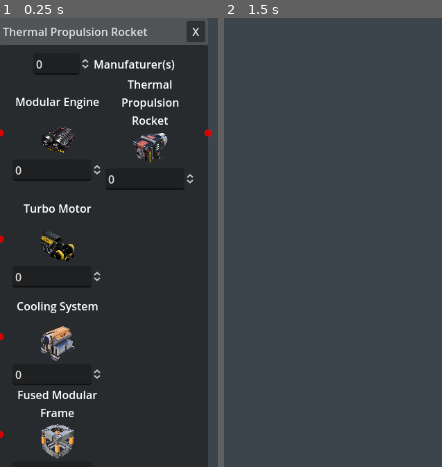
Above: before the commit, frames 1-2 (left to right).
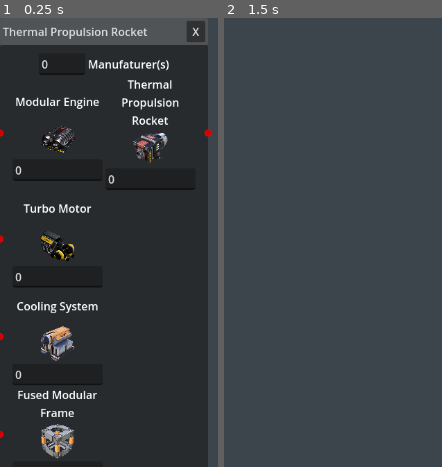
Above: after the commit, the same moments.

Repository: dFarium/Satisfactory-producction-planner
Game: Godot game, scene res://Scenes/Factories/4input1output.tscn
The game is run twice, just before and just after one commit, with the same random seed, the same clock (stepped at 60 frames per second) and the same inputs. This scene is started directly instead of the project's main scene.
Inputs (mouse positions are in pixels of both pictures, inside the frame that each line leads up to):
- Up to frame 1 (0.25 s): no input
- Up to frame 2 (1.5 s): tap Enter at 0.5 s; move the mouse to (outside the picture) at 0.52 s; right-click (outside the picture) at 0.6 s; click "X" at 1.25 s

The runs differ from the first frame. In frame 1, 0.9% of the frame differs, in the area x 15-90%, y 9-82%; in frame 2, nothing differs.

Commit message:
code cleanup/input check

Diff:
--- a/Recipes/copper_ingot.tres
+++ b/Recipes/copper_ingot.tres
@@ -17,7 +17,7 @@
 
 [resource]
 script = ExtResource("1_4iuwd")
-building = 0
+building = 11
 name = "Copper Ingot"
 inputs = Array[ExtResource("2_fikjk")]([SubResource("Resource_t6gb1")])
 outputs = Array[ExtResource("2_fikjk")]([SubResource("Resource_4pcty")])
--- a/Scenes/Factories/1input1output.tscn
+++ b/Scenes/Factories/1input1output.tscn
@@ -1,10 +1,11 @@
-[gd_scene load_steps=4 format=3 uid="uid://cf87kopctjjm"]
+[gd_scene load_steps=5 format=3 uid="uid://cf87kopctjjm"]
 
 [ext_resource type="Script" path="res://Scripts/Factories/building.gd" id="1_a7dxp"]
 [ext_resource type="Texture2D" uid="uid://c8i708o2mlncx" path="res://Items/Icons/Iron_Plate.png" id="2_fwej2"]
+[ext_resource type="Script" path="res://Scripts/Factories/only_positive_floats.gd" id="2_leytv"]
 [ext_resource type="Texture2D" uid="uid://d0xne8qx21yr" path="res://Items/Icons/Reinforced_Iron_Plate.webp" id="3_f8c8e"]
 
-[node name="Building" type="GraphNode"]
+[node name="Building" type="GraphNode" node_paths=PackedStringArray("inputs", "outputs")]
 custom_minimum_size = Vector2(50, 50)
 offset_right = 300.0
 offset_bottom = 227.0
@@ -29,15 +30,18 @@
 slot/1/right_icon = null
 slot/1/draw_stylebox = true
 script = ExtResource("1_a7dxp")
+inputs = [NodePath("HBoxContainer/Input1")]
+outputs = [NodePath("HBoxContainer/Output1")]
 
 [node name="Buildings" type="HBoxContainer" parent="."]
 layout_mode = 2
 alignment = 1
 
-[node name="SpinBox" type="SpinBox" parent="Buildings"]
+[node name="LineEdit" type="LineEdit" parent="Buildings"]
 layout_mode = 2
+script = ExtResource("2_leytv")
 
-[node name="TargetItem" type="Label" parent="Buildings"]
+[node name="BuildingName" type="Label" parent="Buildings"]
 layout_mode = 2
 text = "Constructor(s)
 "
@@ -68,8 +72,9 @@
 expand_mode = 3
 stretch_mode = 5
 
-[node name="SpinBox" type="SpinBox" parent="HBoxContainer/Input1"]
+[node name="LineEdit" type="LineEdit" parent="HBoxContainer/Input1"]
 layout_mode = 2
+script = ExtResource("2_leytv")
 
 [node name="Output1" type="VBoxContainer" parent="HBoxContainer"]
 layout_mode = 2
@@ -91,5 +96,6 @@
 expand_mode = 3
 stretch_mode = 5
 
-[node name="SpinBox" type="SpinBox" parent="HBoxContainer/Output1"]
+[node name="LineEdit" type="LineEdit" parent="HBoxContainer/Output1"]
 layout_mode = 2
+script = ExtResource("2_leytv")
--- a/Scenes/Factories/1output.tscn
+++ b/Scenes/Factories/1output.tscn
@@ -1,6 +1,7 @@
-[gd_scene load_steps=3 format=3 uid="uid://benpxn8bhggo0"]
+[gd_scene load_steps=4 format=3 uid="uid://benpxn8bhggo0"]
 
 [ext_resource type="Script" path="res://Scripts/Factories/building.gd" id="1_fg35b"]
+[ext_resource type="Script" path="res://Scripts/Factories/only_positive_floats.gd" id="2_0sdgw"]
 [ext_resource type="Texture2D" uid="uid://c8t0npbxawci" path="res://Items/Icons/Copper_Ore.webp" id="2_6thum"]
 
 [node name="Building" type="GraphNode" node_paths=PackedStringArray("outputs")]
@@ -34,10 +35,11 @@
 layout_mode = 2
 alignment = 1
 
-[node name="SpinBox" type="SpinBox" parent="Buildings"]
+[node name="LineEdit" type="LineEdit" parent="Buildings"]
 layout_mode = 2
+script = ExtResource("2_0sdgw")
 
-[node name="TargetItem" type="Label" parent="Buildings"]
+[node name="BuildingName" type="Label" parent="Buildings"]
 layout_mode = 2
 text = "Miner(s)
 "
@@ -66,5 +68,6 @@
 expand_mode = 3
 stretch_mode = 5
 
-[node name="SpinBox" type="SpinBox" parent="HBoxContainer/Output1"]
+[node name="LineEdit" type="LineEdit" parent="HBoxContainer/Output1"]
 layout_mode = 2
+script = ExtResource("2_0sdgw")
--- a/Scenes/Factories/2input1output.tscn
+++ b/Scenes/Factories/2input1output.tscn
@@ -1,6 +1,7 @@
-[gd_scene load_steps=5 format=3 uid="uid://d30g4gyfdu85i"]
+[gd_scene load_steps=6 format=3 uid="uid://d30g4gyfdu85i"]
 
 [ext_resource type="Script" path="res://Scripts/Factories/building.gd" id="1_l0ux5"]
+[ext_resource type="Script" path="res://Scripts/Factories/only_positive_floats.gd" id="2_hmphi"]
 [ext_resource type="Texture2D" uid="uid://dsftpcc65ruwb" path="res://Items/Icons/Screw.png" id="3_d81xq"]
 [ext_resource type="Texture2D" uid="uid://c8i708o2mlncx" path="res://Items/Icons/Iron_Plate.png" id="4_6jmtf"]
 [ext_resource type="Texture2D" uid="uid://d0xne8qx21yr" path="res://Items/Icons/Reinforced_Iron_Plate.webp" id="5_hjlb2"]
@@ -46,10 +47,11 @@
 layout_mode = 2
 alignment = 1
 
-[node name="SpinBox" type="SpinBox" parent="Buildings"]
+[node name="LineEdit" type="LineEdit" parent="Buildings"]
 layout_mode = 2
+script = ExtResource("2_hmphi")
 
-[node name="TargetItem" type="Label" parent="Buildings"]
+[node name="BuildingName" type="Label" parent="Buildings"]
 layout_mode = 2
 text = "Assembler(s)
 "
@@ -80,8 +82,9 @@
 expand_mode = 3
 stretch_mode = 5
 
-[node name="SpinBox" type="SpinBox" parent="HBoxContainer/Input1"]
+[node name="LineEdit" type="LineEdit" parent="HBoxContainer/Input1"]
 layout_mode = 2
+script = ExtResource("2_hmphi")
 
 [node name="Output1" type="VBoxContainer" parent="HBoxContainer"]
 layout_mode = 2
@@ -103,8 +106,9 @@
 expand_mode = 3
 stretch_mode = 5
 
-[node name="SpinBox" type="SpinBox" parent="HBoxContainer/Output1"]
+[node name="LineEdit" type="LineEdit" parent="HBoxContainer/Output1"]
 layout_mode = 2
+script = ExtResource("2_hmphi")
 
 [node name="HBoxContainer2" type="HBoxContainer" parent="."]
 layout_mode = 2
@@ -128,5 +132,6 @@
 expand_mode = 3
 stretch_mode = 5
 
-[node name="SpinBox" type="SpinBox" parent="HBoxContainer2/Input2"]
+[node name="LineEdit" type="LineEdit" parent="HBoxContainer2/Input2"]
 layout_mode = 2
+script = ExtResource("2_hmphi")
--- a/Scenes/Factories/3input1output.tscn
+++ b/Scenes/Factories/3input1output.tscn
@@ -1,6 +1,7 @@
-[gd_scene load_steps=6 format=3 uid="uid://dnck544yvr326"]
+[gd_scene load_steps=7 format=3 uid="uid://dnck544yvr326"]
 
 [ext_resource type="Script" path="res://Scripts/Factories/building.gd" id="1_mtgy5"]
+[ext_resource type="Script" path="res://Scripts/Factories/only_positive_floats.gd" id="2_4o0pe"]
 [ext_resource type="Texture2D" uid="uid://dpmf6qlw1yfkb" path="res://Items/Icons/Heavy_Modular_Frame.webp" id="2_tc34l"]
 [ext_resource type="Texture2D" uid="uid://b4xg0570ba2t3" path="res://Items/Icons/Aluminum_Casing.webp" id="4_vgd7w"]
 [ext_resource type="Texture2D" uid="uid://cgqtlr26bgir7" path="res://Items/Icons/Nitrogen_Gas.webp" id="5_m8vbu"]
@@ -56,10 +57,11 @@
 layout_mode = 2
 alignment = 1
 
-[node name="SpinBox" type="SpinBox" parent="Buildings"]
+[node name="LineEdit" type="LineEdit" parent="Buildings"]
 layout_mode = 2
+script = ExtResource("2_4o0pe")
 
-[node name="TargetItem" type="Label" parent="Buildings"]
+[node name="BuildingName" type="Label" parent="Buildings"]
 layout_mode = 2
 text = "Manufaturer(s)
 "
@@ -90,8 +92,9 @@
 expand_mode = 3
 stretch_mode = 5
 
-[node name="SpinBox" type="SpinBox" parent="HBoxContainer/Input1"]
+[node name="LineEdit" type="LineEdit" parent="HBoxContainer/Input1"]
 layout_mode = 2
+script = ExtResource("2_4o0pe")
 
 [node name="Output1" type="VBoxContainer" parent="HBoxContainer"]
 layout_mode = 2
@@ -113,8 +116,9 @@
 expand_mode = 3
 stretch_mode = 5
 
-[node name="SpinBox" type="SpinBox" parent="HBoxContainer/Output1"]
+[node name="LineEdit" type="LineEdit" parent="HBoxContainer/Output1"]
 layout_mode = 2
+script = ExtResource("2_4o0pe")
 
 [node name="HBoxContainer2" type="HBoxContainer" parent="."]
 layout_mode = 2
@@ -138,8 +142,9 @@
 expand_mode = 3
 stretch_mode = 5
 
-[node name="SpinBox" type="SpinBox" parent="HBoxContainer2/Input2"]
+[node name="LineEdit" type="LineEdit" parent="HBoxContainer2/Input2"]
 layout_mode = 2
+script = ExtResource("2_4o0pe")
 
 [node name="HBoxContainer3" type="HBoxContainer" parent="."]
 layout_mode = 2
@@ -163,5 +168,6 @@
 expand_mode = 3
 stretch_mode = 5
 
-[node name="SpinBox" type="SpinBox" parent="HBoxContainer3/Input3"]
+[node name="LineEdit" type="LineEdit" parent="HBoxContainer3/Input3"]
 layout_mode = 2
+script = ExtResource("2_4o0pe")
--- a/Scenes/Factories/4input1output.tscn
+++ b/Scenes/Factories/4input1output.tscn
@@ -1,7 +1,8 @@
-[gd_scene load_steps=7 format=3 uid="uid://bcwvi3ipv6fet"]
+[gd_scene load_steps=8 format=3 uid="uid://bcwvi3ipv6fet"]
 
 [ext_resource type="Script" path="res://Scripts/Factories/building.gd" id="1_wklas"]
 [ext_resource type="Texture2D" uid="uid://4aogobcpaec" path="res://Items/Icons/Modular_Engine.webp" id="2_653yv"]
+[ext_resource type="Script" path="res://Scripts/Factories/only_positive_floats.gd" id="2_pyps8"]
 [ext_resource type="Texture2D" uid="uid://bjymudpyrjf6h" path="res://Items/Icons/Thermal_Propulsion_Rocket.webp" id="3_t8rh7"]
 [ext_resource type="Texture2D" uid="uid://bjwf3dh7yiqto" path="res://Items/Icons/Turbo_Motor.webp" id="4_8gww7"]
 [ext_resource type="Texture2D" uid="uid://b51odr06ctb7a" path="res://Items/Icons/Cooling_System.webp" id="5_ctndu"]
@@ -66,10 +67,11 @@
 layout_mode = 2
 alignment = 1
 
-[node name="SpinBox" type="SpinBox" parent="Buildings"]
-layout_mode = 2
-
-[node name="TargetItem" type="Label" parent="Buildings"]
+[node name="LineEdit" type="LineEdit" parent="Buildings"]
+layout_mode = 2
+script = ExtResource("2_pyps8")
+
+[node name="BuildingName" type="Label" parent="Buildings"]
 layout_mode = 2
 text = "Manufaturer(s)
 "
@@ -100,8 +102,9 @@
 expand_mode = 3
 stretch_mode = 5
 
-[node name="SpinBox" type="SpinBox" parent="HBoxContainer/Input1"]
-layout_mode = 2
+[node name="LineEdit" type="LineEdit" parent="HBoxContainer/Input1"]
+layout_mode = 2
+script = ExtResource("2_pyps8")
 
 [node name="Output1" type="VBoxContainer" parent="HBoxContainer"]
 layout_mode = 2
@@ -123,8 +126,9 @@
 expand_mode = 3
 stretch_mode = 5
 
-[node name="SpinBox" type="SpinBox" parent="HBoxContainer/Output1"]
-layout_mode = 2
+[node name="LineEdit" type="LineEdit" parent="HBoxContainer/Output1"]
+layout_mode = 2
+script = ExtResource("2_pyps8")
 
 [node name="HBoxContainer2" type="HBoxContainer" parent="."]
 layout_mode = 2
@@ -148,8 +152,9 @@
 expand_mode = 3
 stretch_mode = 5
 
-[node name="SpinBox" type="SpinBox" parent="HBoxContainer2/Input2"]
-layout_mode = 2
+[node name="LineEdit" type="LineEdit" parent="HBoxContainer2/Input2"]
+layout_mode = 2
+script = ExtResource("2_pyps8")
 
 [node name="HBoxContainer3" type="HBoxContainer" parent="."]
 layout_mode = 2
@@ -173,8 +178,9 @@
 expand_mode = 3
 stretch_mode = 5
 
-[node name="SpinBox" type="SpinBox" parent="HBoxContainer3/Input3"]
-layout_mode = 2
+[node name="LineEdit" type="LineEdit" parent="HBoxContainer3/Input3"]
+layout_mode = 2
+script = ExtResource("2_pyps8")
 
 [node name="HBoxContainer4" type="HBoxContainer" parent="."]
 layout_mode = 2
@@ -198,5 +204,6 @@
 expand_mode = 3
 stretch_mode = 5
 
-[node name="SpinBox" type="SpinBox" parent="HBoxContainer4/Input4"]
-layout_mode = 2
+[node name="LineEdit" type="LineEdit" parent="HBoxContainer4/Input4"]
+layout_mode = 2
+script = ExtResource("2_pyps8")
--- a/Scenes/button_option.tscn
+++ b/Scenes/button_option.tscn
@@ -70,3 +70,5 @@
 layout_mode = 2
 texture = ExtResource("8_in0kp")
 expand_mode = 2
+
+[connection signal="pressed" from="." to="." method="_on_pressed"]
--- a/Scenes/graph_edit.tscn
+++ b/Scenes/graph_edit.tscn
@@ -1,7 +1,7 @@
 [gd_scene load_steps=4 format=3 uid="uid://c73h38vsyw36o"]
 
 [ext_resource type="Script" path="res://Scripts/Graph/main.gd" id="1_13a51"]
-[ext_resource type="Script" path="res://Scripts/Graph/GraphEdit.gd" id="2_6f8bu"]
+[ext_resource type="Script" path="res://Scripts/Graph/graph_edit.gd" id="2_6f8bu"]
 [ext_resource type="PackedScene" uid="uid://bjgeegoath202" path="res://Scenes/search_recipe.tscn" id="3_o5aji"]
 
 [node name="Main" type="Control"]
--- a/Scripts/Factories/building.gd
+++ b/Scripts/Factories/building.gd
@@ -3,6 +3,7 @@
 
 @export var inputs:Array[VBoxContainer]
 @export var outputs:Array[VBoxContainer]
+@onready var building_name:Label = $Buildings/BuildingName
 var input_nodes:Array[Array]
 var output_nodes:Array[Array]
 # Called when the node enters the scene tree for the first time.
@@ -11,18 +12,24 @@
 	#Label,TextureRect,Spinbox
 	for input in inputs:
 		input_nodes.append(input.get_children())
+
 	for output in outputs:
 		output_nodes.append(output.get_children())
 
+
 # Called every frame. 'delta' is the elapsed time since the previous frame.
-func _process(delta:float) -> void:
+func _process(_delta:float) -> void:
 	pass
 
 func setup_building(recipe:Recipe) -> void:
+	building_name.text = get_building_name(recipe.building)
+
 	#inputs
 	for i in range(input_nodes.size()):
+		print(recipe.inputs[i].item.name)
 		input_nodes[i][0].text = recipe.inputs[i].item.name
 		input_nodes[i][1].texture = recipe.inputs[i].item.icon
+
 	#outputs
 	for i in range(output_nodes.size()):
 		output_nodes[i][0].text = recipe.outputs[i].item.name
@@ -39,3 +46,38 @@
 	btn.text = " X "
 	btn.pressed.connect(queue_free)
 	hbox.add_child(btn)
+
+func get_building_name(building:int) -> String:
+	match building:
+		Recipe.Building.Assembler:
+			return "Assembler"
+		Recipe.Building.Blender:
+			return "Blender"
+		Recipe.Building.Constructor:
+			return "Constructor"
+		Recipe.Building.Manufacturer:
+			return "Manufacturer"
+		Recipe.Building.Merger:
+			return "Merger"
+		Recipe.Building.Miner:
+			return "Miner"
+		Recipe.Building.NuclearPowerPlant:
+			return "Nuclear Power Plant"
+		Recipe.Building.OilExtractor:
+			return "Oil Extractor"
+		Recipe.Building.Packager:
+			return "Packager"
+		Recipe.Building.ParticleAccelerator:
+			return "Particle Accelerator"
+		Recipe.Building.Refinery:
+			return "Refinery"
+		Recipe.Building.Smelter:
+			return "Smelter"
+		Recipe.Building.Splitter:
+			return "Splitter"
+		Recipe.Building.WaterExtractor:
+			return "Water Extractor"
+		Recipe.Building.WellExtractor:
+			return "Well Extractor"
+		_:
+			return "Unknown Building"
--- /dev/null
+++ b/Scripts/Factories/only_positive_floats.gd
@@ -0,0 +1,27 @@
+extends LineEdit
+
+# Called when the node enters the scene tree for the first time.
+func _ready() -> void:
+	text = "0"
+	text_submitted.connect(_on_text_submitted)
+	focus_exited.connect(_on_text_submitted)
+	pass # Replace with function body.
+
+# Called every frame. 'delta' is the elapsed time since the previous frame.
+func _process(_delta: float) -> void:
+	pass
+
+func _on_text_submitted(new_text: String = "") -> void:
+	text = check_input(new_text)
+
+
+
+func check_input(new_text:String) -> String:
+	var number: float = 0.0
+	if not new_text.is_empty():
+		number = new_text.to_float()
+	# Verifica si el número es positivo
+	if new_text.is_empty() or number < 0.0:
+		return "0"
+	else:
+		return str(number)
--- a/Scripts/Graph/GraphNode.gd
+++ /dev/null
@@ -1,12 +0,0 @@
-extends GraphNode
-
-
-# Called when the node enters the scene tree for the first time.
-func _ready() -> void:
-	set_slot(0,true,0,Color(1,1,1),true,0,Color(0,1,0))
-	pass # Replace with function body.
-
-
-# Called every frame. 'delta' is the elapsed time since the previous frame.
-func _process(delta: float) -> void:
-	pass
--- a/Scripts/Graph/GraphEdit.gd
+++ b/Scripts/Graph/graph_edit.gd
@@ -6,8 +6,7 @@
 # Called when the node enters the scene tree for the first time.
 func _ready() -> void:
 	search_panel.visible = false
-	for node in get_tree().get_nodes_in_group("recipe_option"):
-		node.add_building.connect(_on_add_building)
+	search_panel.add_building.connect(_on_add_building)
 
 # Called every frame. 'delta' is the elapsed time since the previous frame.
 func _process(_delta: float) -> void:
@@ -40,7 +39,8 @@
 
 func instantiate_building(path: String, recipe: Recipe) -> void:
 	var building: PackedScene = load(path)
-	var build_instance: GraphNode = building.instantiate()
-	build_instance.setup_building(recipe)
-	add_child(build_instance)
-	build_instance.position_offset = get_global_mouse_position()
+	if building:
+		var building_instance: GraphNode = building.instantiate()
+		add_child(building_instance)
+		building_instance.setup_building(recipe)
+		building_instance.position_offset = search_panel.position_offset
--- a/Scripts/Graph/main.gd
+++ b/Scripts/Graph/main.gd
@@ -4,8 +4,7 @@
 
 # Called when the node enters the scene tree for the first time.
 func _ready() -> void:
-	for node in get_tree().get_nodes_in_group("recipe_option"):
-		node.add_building.connect(_on_add_building)
+	pass
 
 # Called every frame. 'delta' is the elapsed time since the previous frame.
 func _process(_delta: float) -> void:
--- a/Scripts/Graph/recipe_option.gd
+++ b/Scripts/Graph/recipe_option.gd
@@ -1,7 +1,7 @@
 extends Button
 class_name RecipeOption
 
-var icons:Array[TextureRect] = []
+var recipe_icons:Array[TextureRect] = []
 @onready var label:Label = $HBoxContainer/Label
 @onready var option_icon:TextureRect = $HBoxContainer/option_icon
 @onready var option_icon_2:TextureRect = $HBoxContainer/option_icon2
@@ -13,46 +13,46 @@
 var arrow_icon:Resource = load("res://Items/Icons/arrowRight.png")
 var recipe_data:Recipe
 
-signal add_building(recipe:Recipe)
+signal recipe_pressed(recipe:Recipe)
 
 # Called when the node enters the scene tree for the first time.
 func _ready() ->void:
-	icons.append(option_icon)
-	icons.append(option_icon_2)
-	icons.append(option_icon_3)
-	icons.append(option_icon_4)
-	icons.append(option_icon_5)
-	icons.append(option_icon_6)
-	icons.append(option_icon_7)
-	pressed.connect(_on_pressed)
-
+	recipe_icons.append(option_icon)
+	recipe_icons.append(option_icon_2)
+	recipe_icons.append(option_icon_3)
+	recipe_icons.append(option_icon_4)
+	recipe_icons.append(option_icon_5)
+	recipe_icons.append(option_icon_6)
+	recipe_icons.append(option_icon_7)
 
 # Called every frame. 'delta' is the elapsed time since the previous frame.
-func _process(delta:float) ->void:
+func _process(_delta:float) ->void:
 	pass
 
 func set_recipe_display(recipe:Recipe) ->void:
 	recipe_data = recipe
 	label.text = recipe.name
 	var icon_index:int = 0
-	for icon:TextureRect in icons:
-		icon.texture = null
+	#set all icons to null
+	for recipe_icon:TextureRect in recipe_icons:
+		recipe_icon.texture = null
+
 	#set inputs
 	for input in recipe.inputs:
-		icons[icon_index].texture = input.item.icon
+		recipe_icons[icon_index].texture = input.item.icon
 		icon_index+=1
+
 	#set arrow
-	icons[icon_index].texture = arrow_icon
+	recipe_icons[icon_index].texture = arrow_icon
 	icon_index+=1
+
 	#set outputs
 	for output in recipe.outputs:
-		icons[icon_index].texture = output.item.icon
+		recipe_icons[icon_index].texture = output.item.icon
 		icon_index+=1
 
 func _on_pressed() -> void:
-	#setup_building(recipe_data)
-	#add_building.emit(recipe_data)
-	pass # Replace with function body.
+	recipe_pressed.emit(recipe_data)
 
 #func setup_building(recipe:Recipe) -> void:
 	#match [recipe_data.inputs.size(),recipe_data.outputs.size()]:
--- a/Scripts/Graph/search_recipe.gd
+++ b/Scripts/Graph/search_recipe.gd
@@ -1,4 +1,5 @@
 extends Control
+class_name SearchRecipe
 
 # Variables de nodos de la escena
 @onready var recipe_container: VBoxContainer = $ScrollContainer/VBoxContainer
@@ -9,6 +10,8 @@
 # Lista de recetas cargadas
 var recipe_list: Array[Recipe] = []
 var recipe_buttons: Array[Button] = []
+
+signal add_building(recipe: Recipe)
 
 # Función llamada cuando el nodo entra en el árbol de la escena por primera vez
 func _ready() -> void:
@@ -56,8 +59,13 @@
 	for recipe: Recipe in recipe_list:
 		var recipe_option: Button = BUTTON_OPTION.instantiate()
 		recipe_container.add_child(recipe_option)
+		recipe_option.recipe_pressed.connect(_on_recipe_pressed)
 		recipe_buttons.append(recipe_option)
 		recipe_option.set_recipe_display(recipe)
 
+func _on_recipe_pressed(recipe: Recipe) -> void:
+	visible = false
+	add_building.emit(recipe)
+
 func _on_node_deselected() -> void:
 	visible = false
--- a/Scripts/Graph/test.gd
+++ /dev/null
@@ -1,12 +0,0 @@
-extends GraphNode
-
-
-# Called when the node enters the scene tree for the first time.
-func _ready() -> void:
-	set_slot(0,true,0,Color(1,1,1,1),true,0,Color(1,1,1,1))
-	# Replace with function body.
-
-
-# Called every frame. 'delta' is the elapsed time since the previous frame.
-func _process(delta:float) -> void:
-	pass
